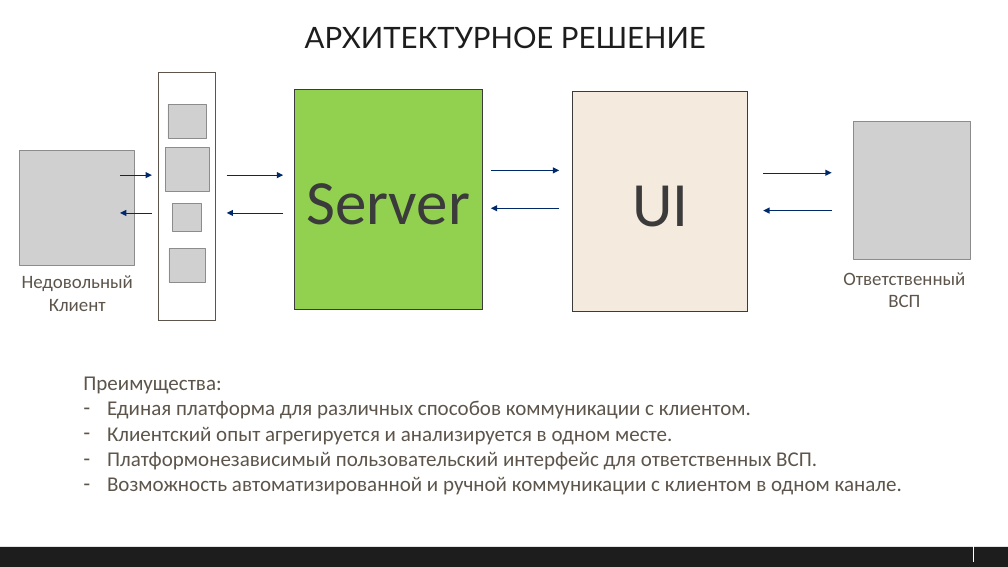
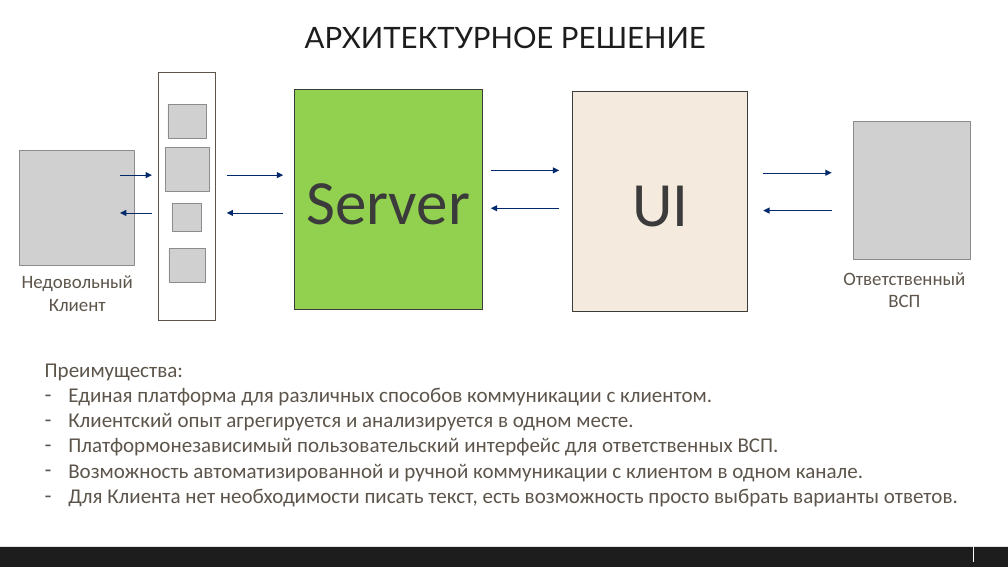
Before and after one commit to NozhkinNikita/sberkinator, a slide deck: slide 3 of Хакатон_УР.pptx. Drawn at 1008x567 pixels with LibreOffice and Linux fonts; fonts in the diff are those of the drawing; grey boxes stand for pictures. Boxes give left, top, right and bottom in pixels: in the first picture for what was removed or moved away, otherwise in the second. Text is boxed around its words. In the diff, an @@ line names an element or a change of style, - is before the commit and + after.

Commit message:
work

```diff
--- a/Хакатон_УР.pptx
+++ b/Хакатон_УР.pptx
@@ text "Преимущества:": place and size @@
-text "Преимущества:" at box(83, 376, 902, 495)
+text "Преимущества:" at box(45, 363, 958, 507)
@@ text at box(68, 488, 958, 507): paragraph added @@
+– Для Клиента нет необходимости писать текст, есть возможность просто выбрать варианты ответов.
```
